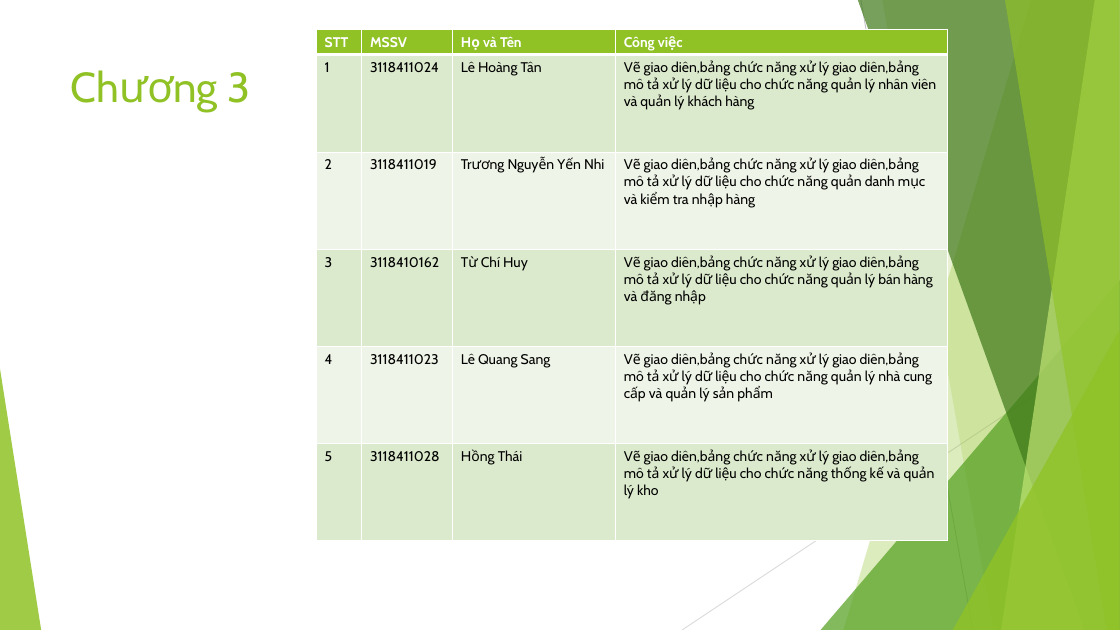
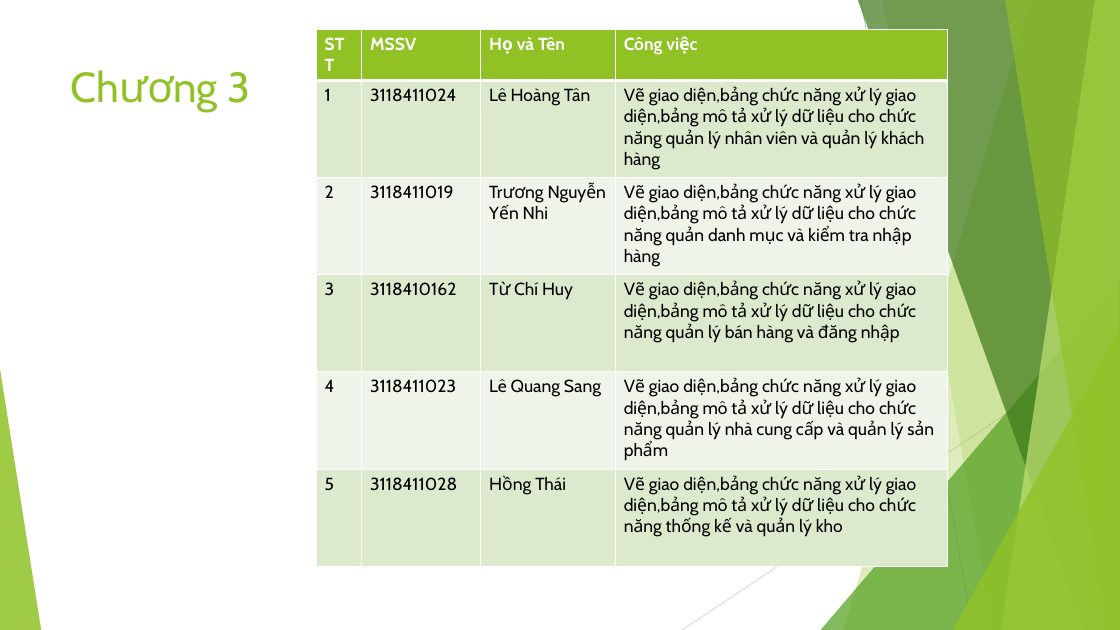
Before and after one commit to AlexTien202/congnghephanmem, a slide deck: slide 8 of PP Công nghệ phần mềm.pptx. Drawn at 1120x630 pixels with LibreOffice and Linux fonts; fonts in the diff are those of the drawing. Boxes give left, top, right and bottom in pixels: in the first picture for what was removed or moved away, otherwise in the second. Text is boxed around its words. In the diff, an @@ line names an element or a change of style, - is before the commit and + after.

```diff
--- a/PP Công nghệ phần mềm.pptx
+++ b/PP Công nghệ phần mềm.pptx
@@ table at (x1=317, y1=29, x2=949, y2=565) @@
-row 2, column 4: Vẽ giao diên,bảng chức năng xử lý giao diên,bảng mô tả xử lý dữ liệu cho chức năng quản lý nhân viên và quản lý khách hàng
+row 2, column 4: Vẽ giao diện,bảng chức năng xử lý giao diện,bảng mô tả xử lý dữ liệu cho chức năng quản lý nhân viên và quản lý khách hàng
-row 3, column 4: Vẽ giao diên,bảng chức năng xử lý giao diên,bảng mô tả xử lý dữ liệu cho chức năng quản danh mục và kiểm tra nhập hàng
+row 3, column 4: Vẽ giao diện,bảng chức năng xử lý giao diện,bảng mô tả xử lý dữ liệu cho chức năng quản danh mục và kiểm tra nhập hàng
-row 4, column 4: Vẽ giao diên,bảng chức năng xử lý giao diên,bảng mô tả xử lý dữ liệu cho chức năng quản lý bán hàng và đăng nhập
+row 4, column 4: Vẽ giao diện,bảng chức năng xử lý giao diện,bảng mô tả xử lý dữ liệu cho chức năng quản lý bán hàng và đăng nhập
-row 5, column 4: Vẽ giao diên,bảng chức năng xử lý giao diên,bảng mô tả xử lý dữ liệu cho chức năng quản lý nhà cung cấp và quản lý sản phẩm
+row 5, column 4: Vẽ giao diện,bảng chức năng xử lý giao diện,bảng mô tả xử lý dữ liệu cho chức năng quản lý nhà cung cấp và quản lý sản phẩm
-row 6, column 4: Vẽ giao diên,bảng chức năng xử lý giao diên,bảng mô tả xử lý dữ liệu cho chức năng thống kế và quản lý kho
+row 6, column 4: Vẽ giao diện,bảng chức năng xử lý giao diện,bảng mô tả xử lý dữ liệu cho chức năng thống kế và quản lý kho
@@ size 12 to 15 pt in "STT", "MSSV", "Họ và Tên", "Công việc" and 15 more places @@
```
Also in this commit, not shown: 14 other slides changed.
